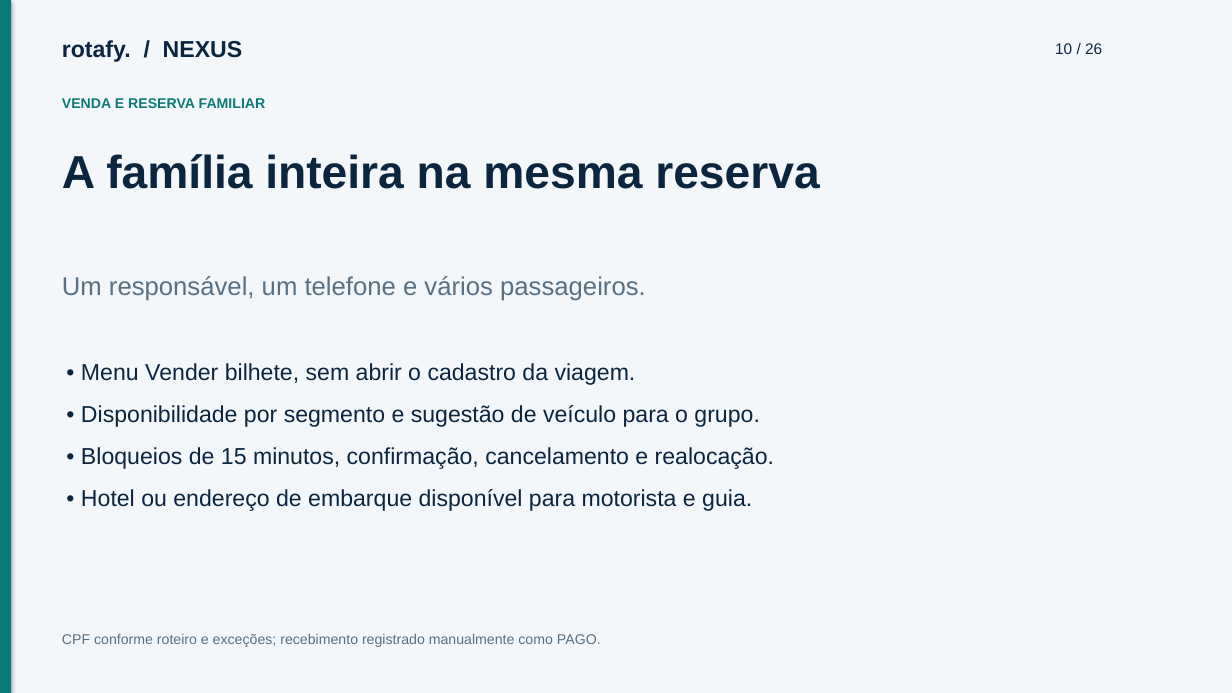
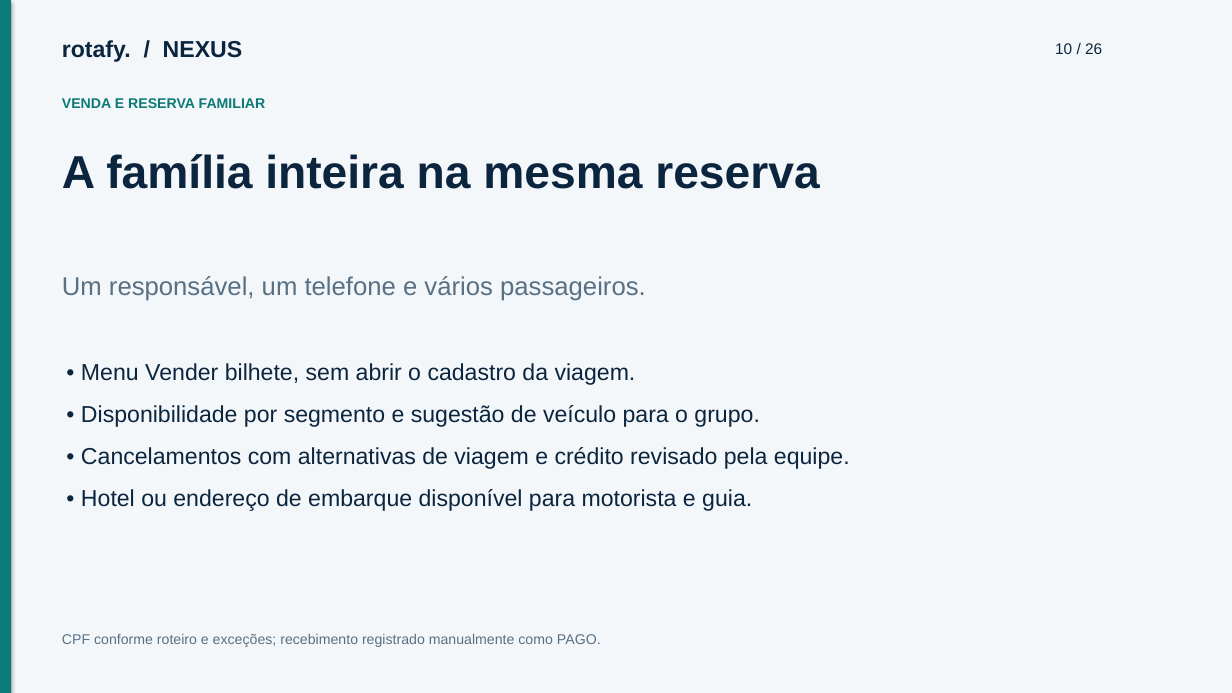
Before and after one commit to cfartes/rotafy, a slide deck: slide 10 of backend/private/documentacao/apresentacao.pptx. Drawn at 1232x693 pixels with LibreOffice and Linux fonts; fonts in the diff are those of the drawing. Boxes give left, top, right and bottom in pixels: in the first picture for what was removed or moved away, otherwise in the second. Text is boxed around its words. In the diff, an @@ line names an element or a change of style, - is before the commit and + after.

Commit message:
realocação de passageiros

```diff
--- a/backend/private/documentacao/apresentacao.pptx
+++ b/backend/private/documentacao/apresentacao.pptx
@@ text at (81, 447, 850, 469): text changed @@
-• Bloqueios de 15 minutos, confirmação, cancelamento e realocação.
+• Cancelamentos com alternativas de viagem e crédito revisado pela equipe.
```
Also in this commit, not shown: 47 other files.
